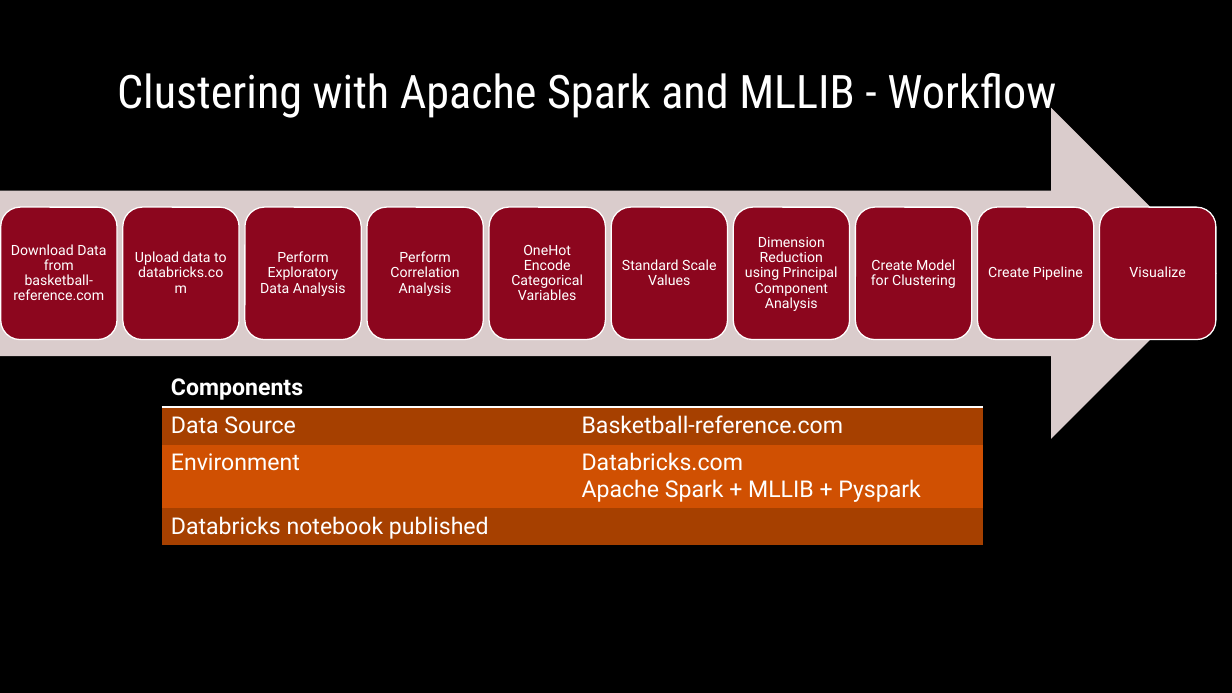
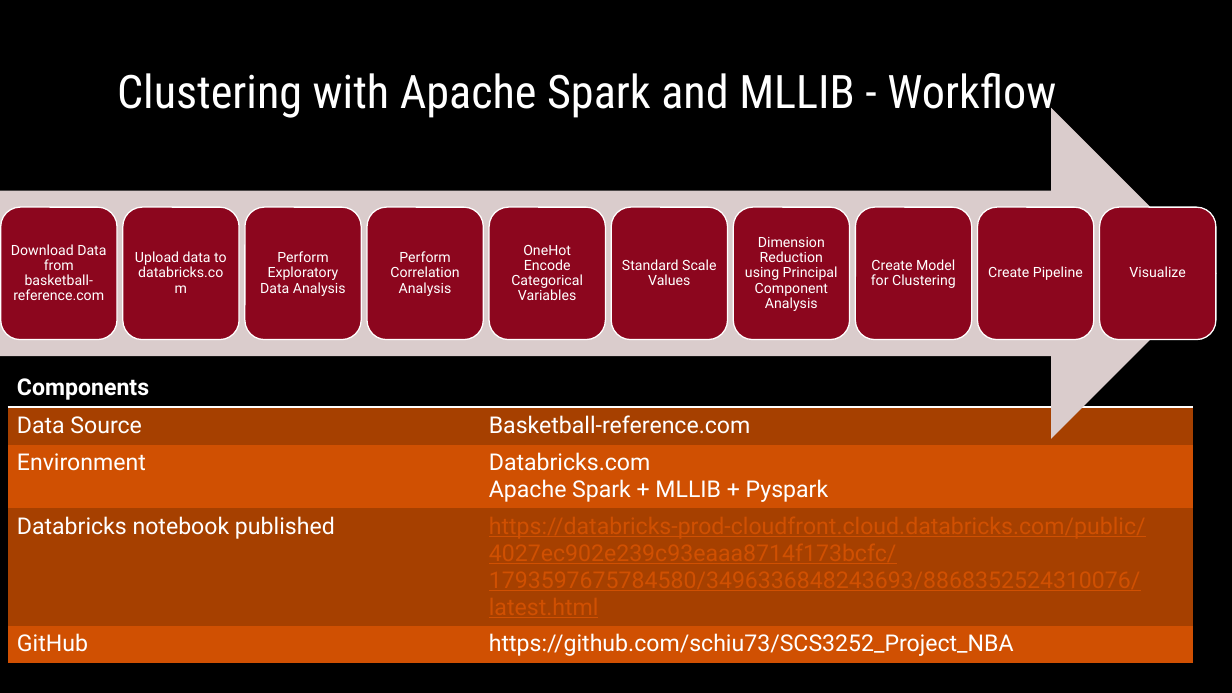
Before and after one commit to schiu73/SCS3252_Project_NBA, a slide deck: slide 3 of SCS_3252_010_Steven_Chiu_Project.pptx. Drawn at 1232x693 pixels with LibreOffice and Linux fonts; fonts in the diff are those of the drawing; background and template pictures are left out. Boxes give left, top, right and bottom in pixels: in the first picture for what was removed or moved away, otherwise in the second. Text is boxed around its words. In the diff, an @@ line names an element or a change of style, - is before the commit and + after.

```diff
--- a/SCS_3252_010_Steven_Chiu_Project.pptx
+++ b/SCS_3252_010_Steven_Chiu_Project.pptx
@@ table at (x1=7, y1=370, x2=1194, y2=667) @@
-row 4: Databricks notebook published | 
+row 4: Databricks notebook published | https://databricks-prod-cloudfront.cloud.databricks.com/public/4027ec902e239c93eaaa8714f173bcfc/1793597675784580/3496336848243693/8868352524310076/latest.html
+row 5: GitHub | https://github.com/schiu73/SCS3252_Project_NBA
@@ table resized from (x1=162, y1=370, x2=982, y2=547) to (x1=7, y1=370, x2=1194, y2=667) @@
```
Also in this commit, not shown: 1 other file.
